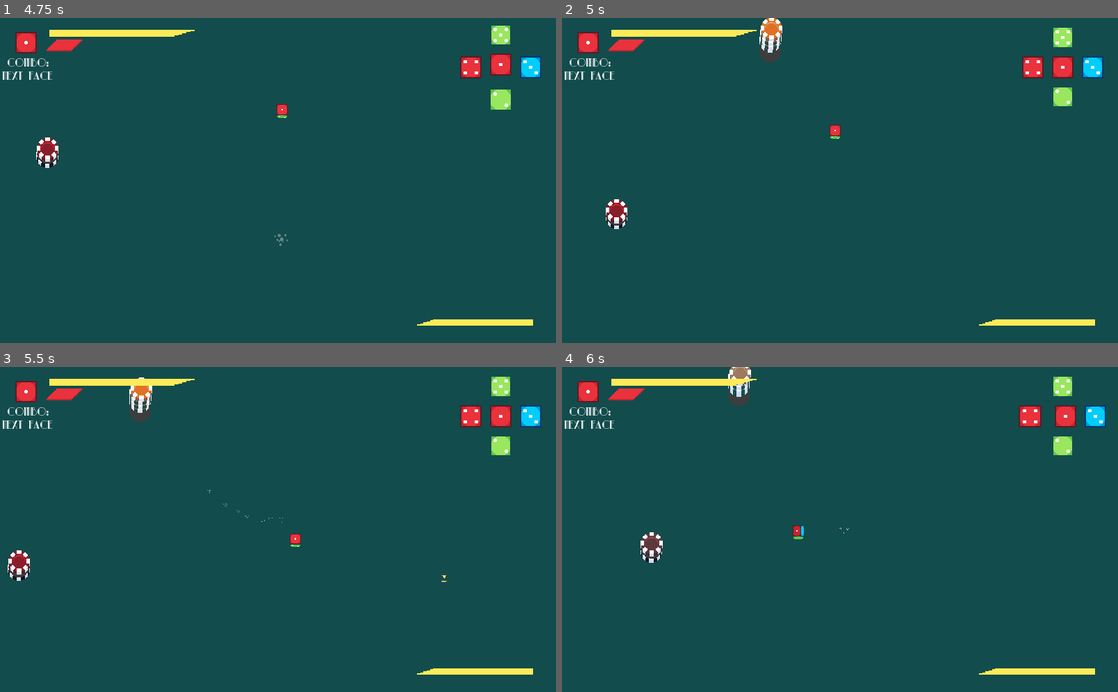
Above: before the commit, frames 1-4 (two rows, left to right).
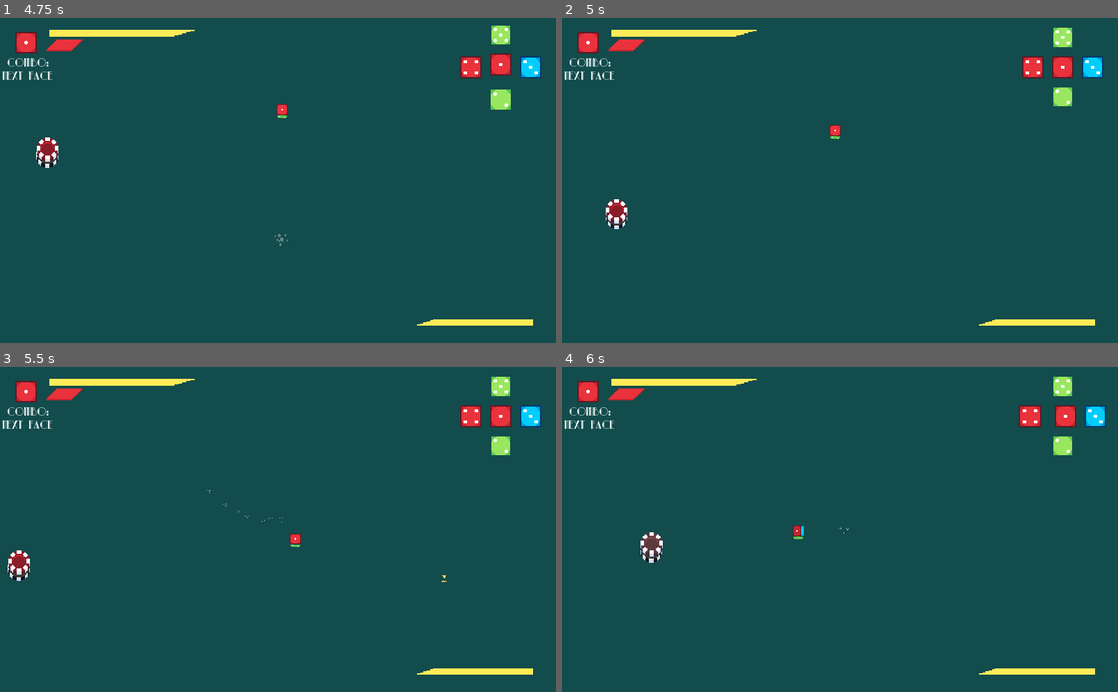
Above: after the commit, the same moments.

Repository: andrebariani/gmtk2022
Game: Godot game, scene res://src/ui/menu/MainMenu.tscn
Same seed, same stepped clock (60 frames per second), same inputs: the game is played once before the commit and once after it. The engine's default icon, where the game draws it, is replaced by a stand-in: a white triangle on a blue panel in a dark square.
Inputs (mouse positions are in pixels of both pictures, inside the frame that each line leads up to):
- Up to frame 1 (4.75 s): click "Play" at 0.5 s; click "Play" at 1.25 s; tap Enter (ui_accept) at 2, 2.27, 3.02, 4.52 s; move the mouse to (400, 164) at 2.02 s; hold D (move_right) 2.03-2.78 s; click (400, 164) at 2.1 s; move the mouse to (166, 196) at 2.77 s; hold S (move_down) 2.78-3.53 s; tap Space (roll) at 2.85, 4.35 s; move the mouse to (333, 109) at 3.52 s; hold D (move_right) 3.53-4.28 s; click (333, 109) at 3.6 s; move the mouse to (250, 245) at 4.27 s; hold W (move_up) from 4.28 s (still down)
- Up to frame 2 (5 s): keep holding W (move_up)
- Up to frame 3 (5.5 s): move the mouse to (444, 578) at 5.02 s; release W (move_up) at 5.03 s; hold A (move_left) from 5.03 s (still down); click (444, 578) at 5.1 s; tap Enter (ui_accept) at 5.27 s
- Up to frame 4 (6 s): keep holding A (move_left); move the mouse to (673, 480) at 5.77 s; tap Space (roll) at 5.85 s

Frame 1 is identical in both runs. In frame 2, 0.5% of the frame differs, in the area x 35-40%, y 0-14%; in frame 3, 0.4%; in frame 4, 0.3%.
Error after the commit: Attempt to call function 'set_shader_param' in base 'null instance' on a null instance. (res://src/entities/enemies/Ranged_enemy.gd:14)

Commit message:
update ranged enemy

Diff:
--- a/src/entities/enemies/Ranged_enemy.gd
+++ b/src/entities/enemies/Ranged_enemy.gd
@@ -11,6 +11,8 @@
 onready var BulletSprite = $Sprite/BulletSprite
 
 func on_process(delta):
+	BulletSprite.material.set_shader_param("active", protections > 0)
+
 	movimentation(delta)
 	if movement_status == KNOCKBACK:
 		aiming = false
@@ -27,6 +29,12 @@
 			BulletSprite.visible = true
 			$Timer_shoot.start(TIME_TO_SHOOT)
 			aiming = true
+
+
+func set_highlighted_color(enemy_type):
+	if BulletSprite:
+		BulletSprite.material.set_shader_param("color", enemies_to_int[enemy_type])
+	.set_highlighted_color(enemy_type)
 
 
 func is_path_to_player_free():
